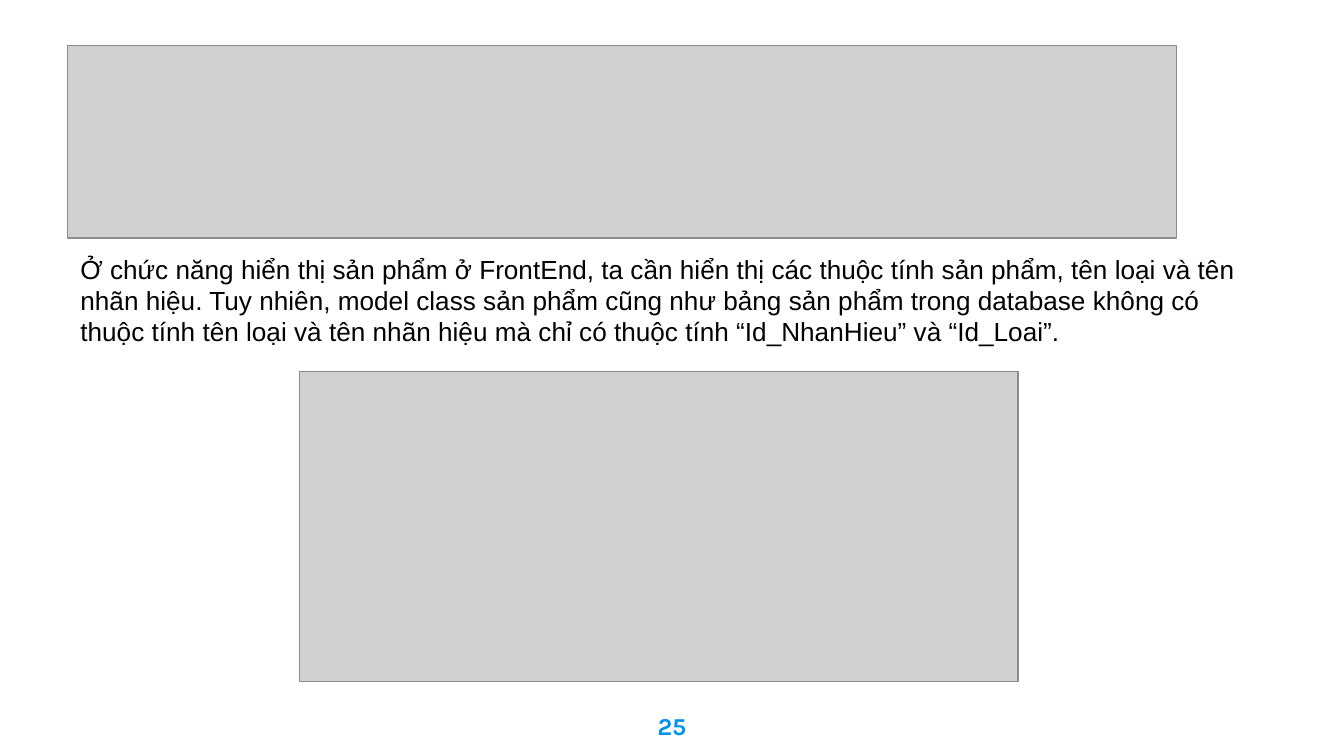
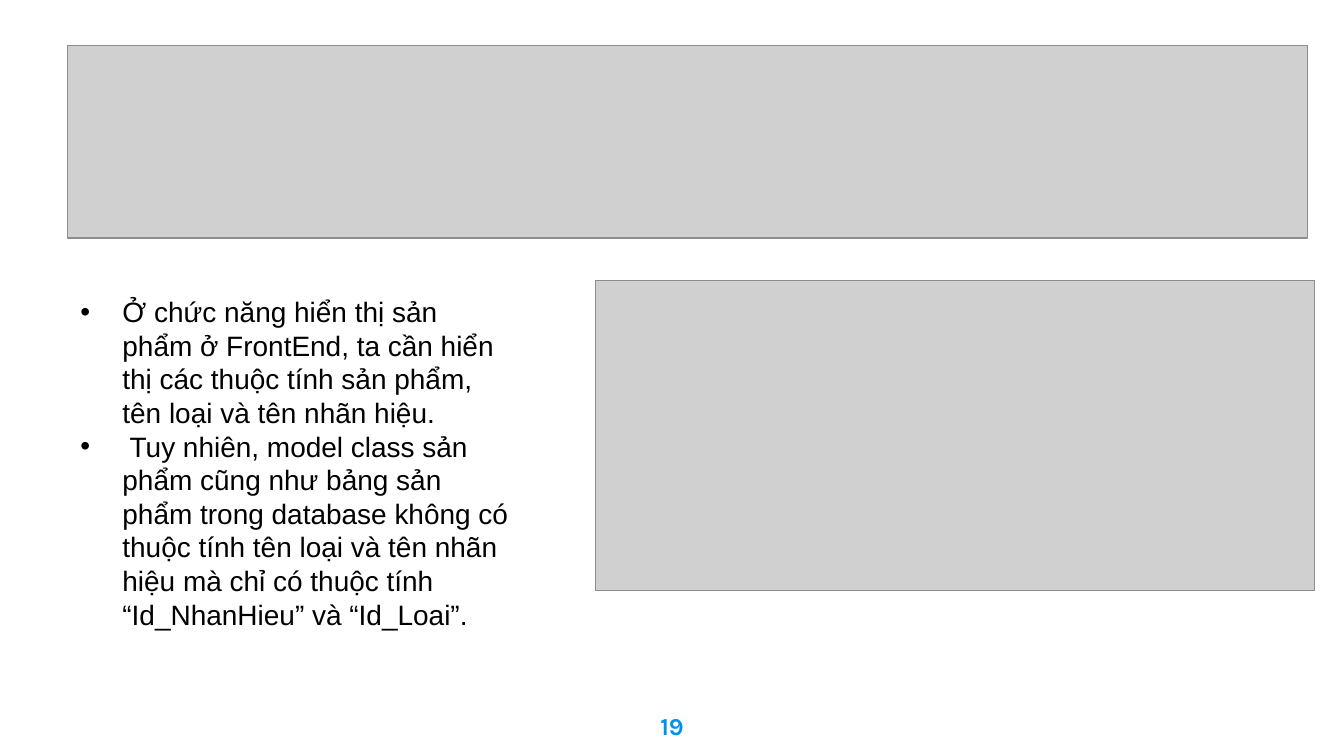
Before and after one commit to haitran2000/Ecommerce-Fashion-Website, a slide deck: slide 19 of Do An Tot Nghiep.pptx (slide 25 before the commit). Drawn at 1344x756 pixels with LibreOffice and Linux fonts; fonts in the diff are those of the drawing; grey boxes stand for pictures; background and template pictures are left out. Boxes give left, top, right and bottom in pixels: in the first picture for what was removed or moved away, otherwise in the second. Text is boxed around its words. In the diff, an @@ line names an element or a change of style, - is before the commit and + after.

```diff
--- a/Do An Tot Nghiep.pptx
+++ b/Do An Tot Nghiep.pptx
@@ picture: place and size @@
-picture at [67,46,1177,238]
+picture at [67,46,1308,238]
@@ picture: place and size @@
-picture at [300,371,1019,681]
+picture at [595,281,1314,591]
@@ text at [122,300,508,630]: text changed; size 14 to 15 pt @@
-Ở chức năng hiển thị sản phẩm ở FrontEnd, ta cần hiển thị các thuộc tính sản phẩm, tên loại và tên nhãn hiệu. Tuy nhiên, model class sản phẩm cũng như bảng sản phẩm trong database không có thuộc tính tên loại và tên nhãn hiệu mà chỉ có thuộc tính “Id_NhanHieu” và “Id_Loai”.
+• Ở chức năng hiển thị sản phẩm ở FrontEnd, ta cần hiển thị các thuộc tính sản phẩm, tên loại và tên nhãn hiệu.
+• Tuy nhiên, model class sản phẩm cũng như bảng sản phẩm trong database không có thuộc tính tên loại và tên nhãn hiệu mà chỉ có thuộc tính “Id_NhanHieu” và “Id_Loai”.
@@ page number at [660,719,683,736]: text changed @@
-25
+19
```
Also in this commit, not shown: 23 other slides changed, 4 slides added, 6 slides removed.
